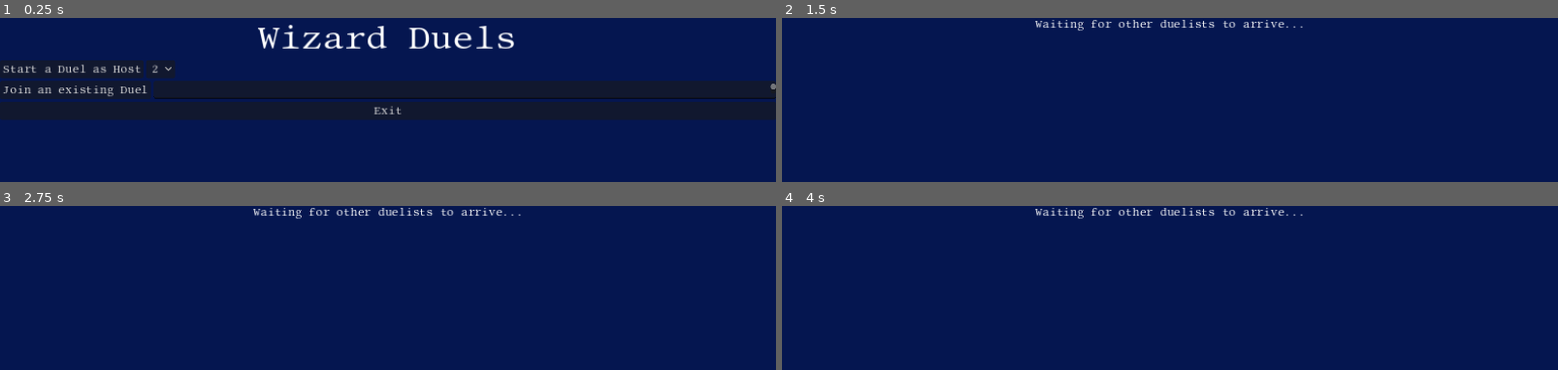
Above: before the commit, frames 1-4 (two rows, left to right).
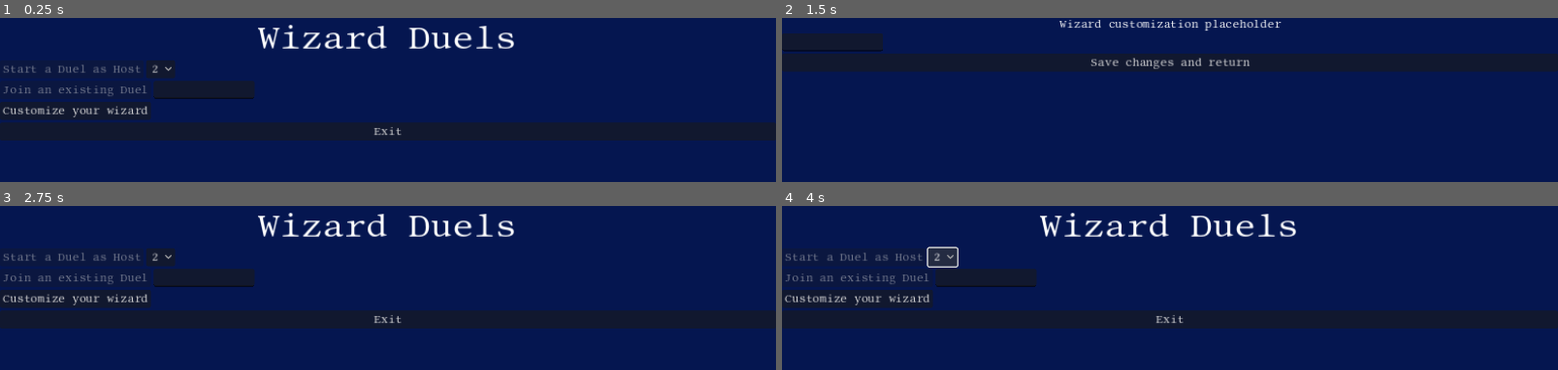
Above: after the commit, the same moments.

Repository: snhumphr/Wizard-Duels
Game: Godot game, scene res://menu.tscn
Two runs of this game, one before a commit and one after it. Both use one fixed random seed, a clock stepped at 60 frames per second and the inputs below.
Inputs (mouse positions are in pixels of both pictures, inside the frame that each line leads up to):
- Up to frame 1 (0.25 s): no input
- Up to frame 2 (1.5 s): click (851, 68) at 0.5 s, where only the run before the commit has a clickable "Start a Duel as Host"; click (859, 111) at 1.25 s, where only the run after the commit has a clickable "Customize your wizard"
- Up to frame 3 (2.75 s): click (388, 250) at 2 s, where only the run after the commit has a clickable "Save changes and return"
- Up to frame 4 (4 s): click (944, 256) at 2.75 s, where only the run after the commit has a clickable "2"; click (944, 256) at 3.5 s, where only the run after the commit has a clickable "2"

The runs differ from the first frame. In frame 1, 28% of the frame differs, in the area x 0-100%, y 28-75%; in frame 2, 13%; in frame 3, 17%; in frame 4, 17%.

Commit message:
Adds basic wizard customization and now allows for more then 2 wizard duels. There are still some errors popping up but they don't actually seem to do anything? More testing clearly needed.

Diff:
--- a/Game.gd
+++ b/Game.gd
@@ -14,6 +14,7 @@
 var spellQueue = Array()
 var targetQueue = Array()
 
+var namesDict = Dictionary()
 var ordersDict = Dictionary()
 # What needs to be in a set of orders submitted:
 	#Left hand gesture order
@@ -66,7 +67,6 @@
 	peers.sort()
 	seed(peers.back())
 	player = peers.find(multiplayer.get_unique_id()) + 1
-	#print(peers)
 
 	loadSpells("res://resources/spells", spellArray)
 
@@ -90,9 +90,13 @@
 	emptySpace.is_wizard = false
 	emptySpace.is_monster = false
 
+	var wizTemplate = load("res://resources/wizards/wizard_template.tres")
 	entityArray.append(emptySpace)
-	entityArray.append(load("res://resources/wizards/wizard_one.tres"))
-	entityArray.append(load("res://resources/wizards/wizard_two.tres"))
+
+	for i in peers.size():
+		var new_wizard = wizTemplate.duplicate()
+		new_wizard.name = GlobalDataSingle.namesDict[peers[i]]
+		entityArray.append(new_wizard)
 
 	monsterTemplate = load("res://resources/monsters/base.tres")
 	monsterTemplate.adjectives.shuffle()
@@ -108,6 +112,10 @@
 		targetQueue.append([-1, -1])
 
 	process_turn()
+
+@rpc("any_peer", "reliable", "call_local")
+func receiveName(name:String, id:int):
+	namesDict[id] = name
 
 func process_turn():
 
@@ -773,7 +781,6 @@
 				loadSpells(path + "/" + file_name, spellArray)
 			else:
 				spellArray.append(load(path + "/" + file_name))
-				#print("Added spell: " + file_name)
 			file_name = dir.get_next()
 		dir.list_dir_end()
 	else:
@@ -1147,19 +1154,15 @@
 			#renderWizardSection()
 
 func submitOrders(orders):
-	#print(orders)
 	self.rpc("receiveOrders", orders)
 	ordersDict[orders.id] = orders
-	#print("There are now " + str(ordersDict.size()) + " sets of received orders")
+
 	if ordersDict.size() == numPlayers:
 		process_turn()
 
 @rpc("any_peer", "reliable")
 func receiveOrders(orders):
-	#print("orders received")
-	#print(orders)
 	ordersDict[orders.id] = orders
-	#print("There are now " + str(ordersDict.size()) + " sets of received orders")
 	if ordersDict.size() == numPlayers:
 		process_turn()
 
--- a/game.tscn
+++ b/game.tscn
@@ -16,6 +16,8 @@
 anchors_preset = 15
 anchor_right = 1.0
 anchor_bottom = 1.0
+grow_horizontal = 2
+grow_vertical = 2
 script = ExtResource("1_3r2fk")
 
 [node name="Background" type="ColorRect" parent="."]
--- /dev/null
+++ b/global_data_single.gd
@@ -0,0 +1,3 @@
+extends Node
+
+var namesDict
--- a/menu.gd
+++ b/menu.gd
@@ -8,30 +8,64 @@
 var max_connections
 var numWizards = 1
 
+var path = "user://mywizard.name"
+var wizardName = ""
+
 func _ready():
+	GlobalDataSingle.namesDict = {}
 	numButton = self.get_node("MenuItems/HostBar/NumWizButton")
 	addressButton = self.get_node("MenuItems/JoinBar/IpAddressField")
 	for number in numbers:
 		numButton.add_item(str(number), number)
 	numButton.select(0) #Default to a 2 player duel
-	defaultIP = IP.resolve_hostname(str(OS.get_environment("COMPUTERNAME")),1)
+	if OS.has_feature("windows"):
+		defaultIP = IP.resolve_hostname(str(OS.get_environment("COMPUTERNAME")),1)
+	else: #This needs testing on non-windows devices
+		defaultIP = IP.resolve_hostname(str(OS.get_environment("HOSTNAME")),1)
 	addressButton.set_text(defaultIP)
 
-func preduel():
+	if FileAccess.file_exists(path):
+		var file = FileAccess.open(path, FileAccess.READ)
+		wizardName = file.get_pascal_string()
+	else:
+		setGameStartButtonsDisabled(true)
+
+func setGameStartButtonsDisabled(value):
+	self.get_node("MenuItems/HostBar/HostButton").set_disabled(value)
+	self.get_node("MenuItems/JoinBar/JoinButton").set_disabled(value)
+
+func swapToLobby():
+	self.get_node("WaitingLobby").set_visible(true)
+
+	self.get_node("WizardCustomization").set_visible(false)
 	self.get_node("MenuItems").set_visible(false)
-	self.get_node("WaitingLobby").set_visible(true)
+
 	multiplayer.peer_connected.connect(newWizard)
 
+func swapToMenu():
+	self.get_node("MenuItems").set_visible(true)
+
+	self.get_node("WaitingLobby").set_visible(false)
+	self.get_node("WizardCustomization").set_visible(false)
+
+func swapToWizCustom():
+	self.get_node("WizardCustomization").set_visible(true)
+
+	self.get_node("MenuItems").set_visible(false)
+	self.get_node("WaitingLobby").set_visible(false)
+
 func newWizard(id: int):
-	print(multiplayer.is_server())
-	print(multiplayer.get_peers().size())
-	print(str(max_connections))
+	self.rpc("receive_name", wizardName, id)
 	if multiplayer.is_server() and multiplayer.get_peers().size() + 1 == max_connections:
-		print("awoo")
 		self.rpc("start_duel")
+
+@rpc("any_peer", "reliable", "call_local")
+func receive_name(name, id):
+	GlobalDataSingle.namesDict[id] = name
 
 @rpc("authority", "reliable", "call_local")
 func start_duel():
+	GlobalDataSingle.namesDict[multiplayer.get_unique_id()] = wizardName
 	get_tree().change_scene_to_file("res://game.tscn")
 
 func _on_quit_pressed():
@@ -43,11 +77,24 @@
 	numWizards = max_connections
 	peer.create_server(PORT, max_connections)
 	multiplayer.multiplayer_peer = peer
-	preduel()
+	swapToLobby()
 
 func _on_join_button_pressed():
 	var peer = ENetMultiplayerPeer.new()
 	defaultIP = addressButton.get_text()
 	peer.create_client(defaultIP, PORT)
 	multiplayer.multiplayer_peer = peer
-	preduel()
+	swapToLobby()
+
+func _on_custom_button_pressed():
+	self.get_node("WizardCustomization/NameBar/NameField").set_text(wizardName)
+	swapToWizCustom()
+
+func _on_save_button_pressed():
+	var newName = self.get_node("WizardCustomization/NameBar/NameField").get_text()
+	wizardName = newName
+	var file = FileAccess.open(path, FileAccess.WRITE)
+	file.store_pascal_string(newName)
+	if wizardName != "":
+		setGameStartButtonsDisabled(false)
+	swapToMenu()
--- a/menu.tscn
+++ b/menu.tscn
@@ -49,9 +49,17 @@
 layout_mode = 2
 text = "Join an existing Duel"
 
-[node name="IpAddressField" type="TextEdit" parent="MenuItems/JoinBar"]
+[node name="IpAddressField" type="LineEdit" parent="MenuItems/JoinBar"]
+custom_minimum_size = Vector2(150, 0)
 layout_mode = 2
-size_flags_horizontal = 3
+alignment = 1
+
+[node name="CustomBar" type="HBoxContainer" parent="MenuItems"]
+layout_mode = 2
+
+[node name="CustomButton" type="Button" parent="MenuItems/CustomBar"]
+layout_mode = 2
+text = "Customize your wizard"
 
 [node name="Quit" type="Button" parent="MenuItems"]
 layout_mode = 2
@@ -66,6 +74,29 @@
 size_flags_horizontal = 4
 text = "Waiting for other duelists to arrive..."
 
+[node name="WizardCustomization" type="VBoxContainer" parent="."]
+visible = false
+layout_mode = 2
+
+[node name="Label" type="Label" parent="WizardCustomization"]
+layout_mode = 2
+size_flags_horizontal = 4
+text = "Wizard customization placeholder"
+
+[node name="NameBar" type="HBoxContainer" parent="WizardCustomization"]
+layout_mode = 2
+
+[node name="NameField" type="LineEdit" parent="WizardCustomization/NameBar"]
+custom_minimum_size = Vector2(150, 0)
+layout_mode = 2
+alignment = 1
+
+[node name="SaveButton" type="Button" parent="WizardCustomization"]
+layout_mode = 2
+text = "Save changes and return"
+
 [connection signal="pressed" from="MenuItems/HostBar/HostButton" to="." method="_on_host_button_pressed"]
 [connection signal="pressed" from="MenuItems/JoinBar/JoinButton" to="." method="_on_join_button_pressed"]
+[connection signal="pressed" from="MenuItems/CustomBar/CustomButton" to="." method="_on_custom_button_pressed"]
 [connection signal="pressed" from="MenuItems/Quit" to="." method="_on_quit_pressed"]
+[connection signal="pressed" from="WizardCustomization/SaveButton" to="." method="_on_save_button_pressed"]
--- a/project.godot
+++ b/project.godot
@@ -12,12 +12,12 @@
 
 config/name="Wizard Duels"
 run/main_scene="res://menu.tscn"
-config/features=PackedStringArray("4.2", "GL Compatibility")
+config/features=PackedStringArray("4.1", "GL Compatibility")
 config/icon="res://icon.svg"
 
 [autoload]
 
-Player="*res://player.gd"
+GlobalDataSingle="*res://global_data_single.gd"
 
 [display]
 
--- /dev/null
+++ b/resources/wizards/wizard_template.tres
@@ -0,0 +1,20 @@
+[gd_resource type="Resource" script_class="Wizard" load_steps=2 format=3 uid="uid://1dnju0tpmdsh"]
+
+[ext_resource type="Script" path="res://wizards.gd" id="1_d3fda"]
+
+[resource]
+script = ExtResource("1_d3fda")
+id = 0
+name = "Wizard"
+pronouns = ["they", "them", "their", "themselves"]
+is_wizard = true
+is_monster = false
+hp = 15
+max_hp = 15
+surrendered = false
+dead = 0
+effects = []
+left_hand_gestures = []
+right_hand_gestures = []
+left_hidden = []
+right_hidden = []
Not shown, changed: export_presets.cfg
